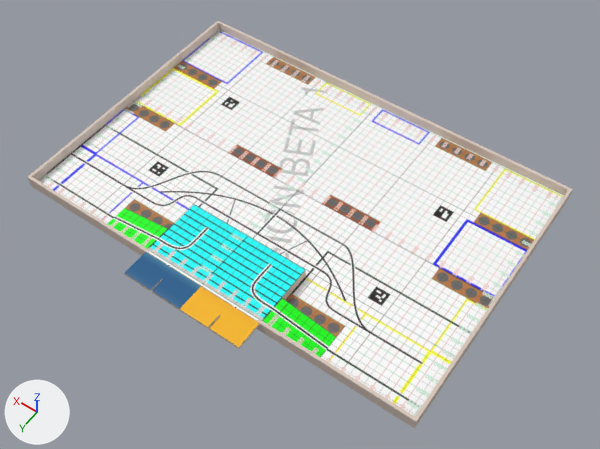
One commit to the Blender file src/ezbot-v2-simulation/models/Table2025/Table2025.blend: the scene before it, then after it.
Camera for both pictures: a 50 mm lens placed at (-2.14, 2.98, 4.31), pointed at (-0.14, 0.18, -0.09). The lights are fixed; the arrows at lower left show +X, +Y and +Z.

The first picture shows 'TableMainv2'.
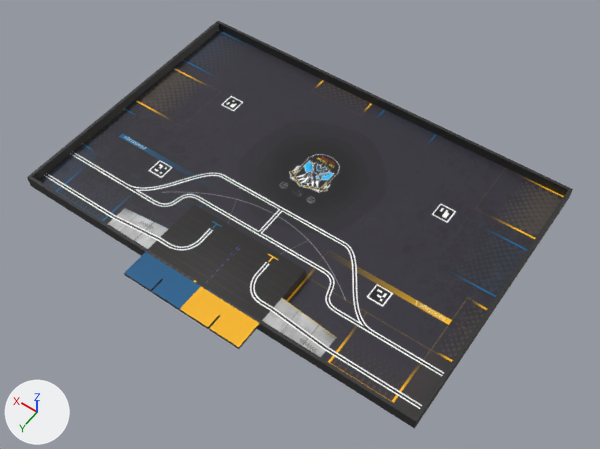
Boxes [x1, y1, x2, y2] around the edits, measured in the pictures (600 x 449 px):
'TableMainv2', surface changed (white to grey): [27, 21, 573, 429] in both
part 1 of me_tablemainv2_002, surface changed (white to grey): [38, 30, 564, 416] in both

The change, as a diff of the scene's bpy script:
```diff
--- a/src/ezbot-v2-simulation/models/Table2025/Table2025.blend.py
+++ b/src/ezbot-v2-simulation/models/Table2025/Table2025.blend.py
@@ img_image_png @@
+img_image_png = load_image('image.png', 'image.png', 1204, 803, 'sRGB')
@@ mat_material_001 @@
 mat_material_001 = principled_material('Material.001')
-mat_material_001.texture = img_texturetableimmonde_png
+mat_material_001.texture = img_image_png
@@ me_tablemainv2_002 @@
 me_tablemainv2_002.from_pydata(...)  # 93 vertices, 172 faces; spans x -1.52..1.52, y -1.02..1.22, z -0.02..0.07
 # used by ob_tablemainv2; location = (0.0, 0.0, 0.0)
+# me_tablemainv2_002 part 1: texture (UV) coordinates of 51 of 172 faces, centred in x -1.28..1.28, y -0.48..1.19, z 0.0..0.07, changed; they spanned u 0.0..0.93, v 0.0..0.95 and now span u 0.0..1.0, v -0.13..1.01
 me_tablemainv2_002.materials.append(mat_material_001)
```
